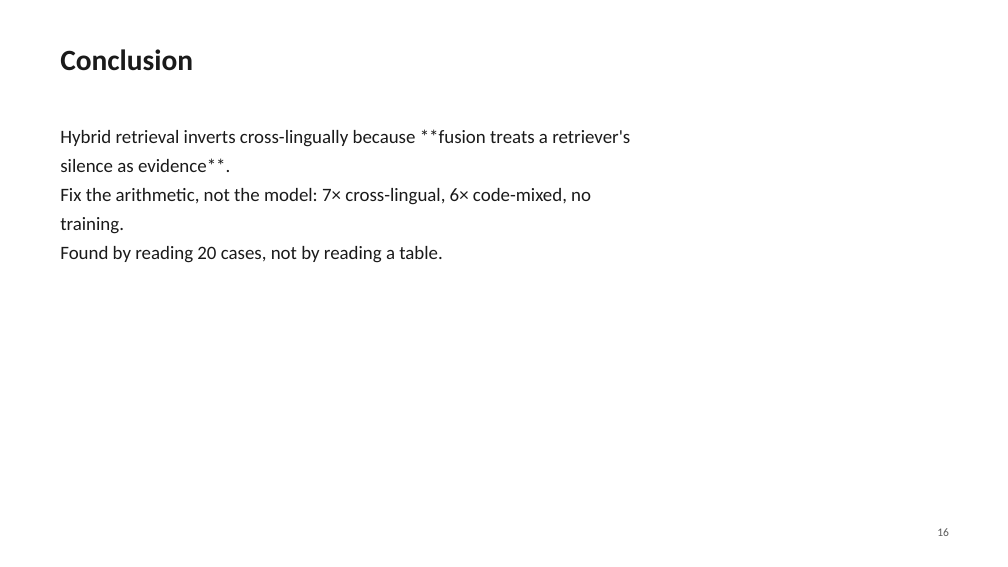
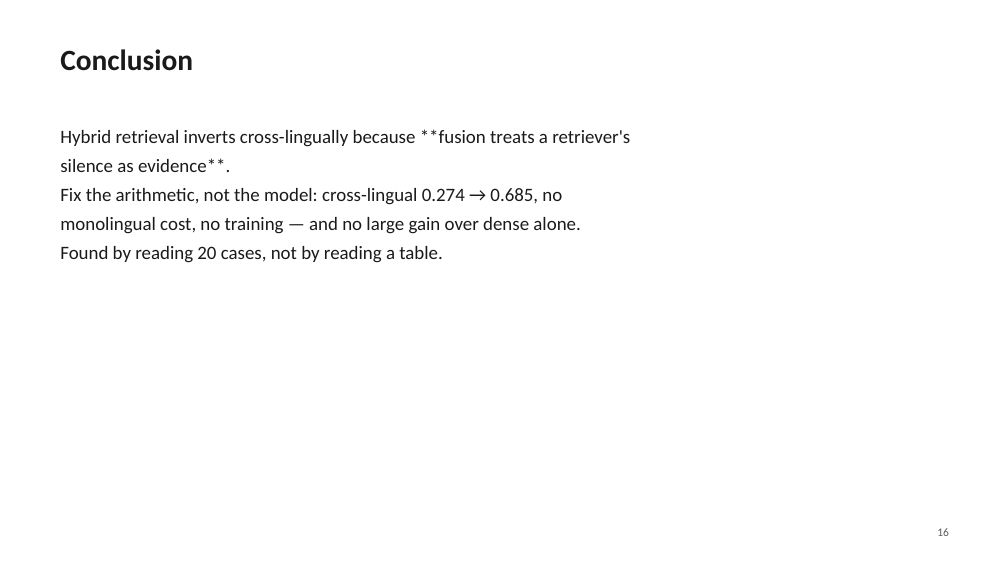
Before and after one commit to dhruvv1402/IndicRAG-QA, a slide deck: slide 16 of paper/IndicRAG-QA-slides.pptx. Drawn at 1008x567 pixels with LibreOffice and Linux fonts; fonts in the diff are those of the drawing. Boxes give left, top, right and bottom in pixels: in the first picture for what was removed or moved away, otherwise in the second. Text is boxed around its words. In the diff, an @@ line names an element or a change of style, - is before the commit and + after.

```diff
--- a/paper/IndicRAG-QA-slides.pptx
+++ b/paper/IndicRAG-QA-slides.pptx
@@ text at (60, 188, 580, 234): text changed @@
-Fix the arithmetic, not the model: 7× cross-lingual, 6× code-mixed, no
-training.
+Fix the arithmetic, not the model: cross-lingual 0.274 → 0.685, no
+monolingual cost, no training — and no large gain over dense alone.
```
Also in this commit, not shown: 8 other slides changed, 6 other files.
